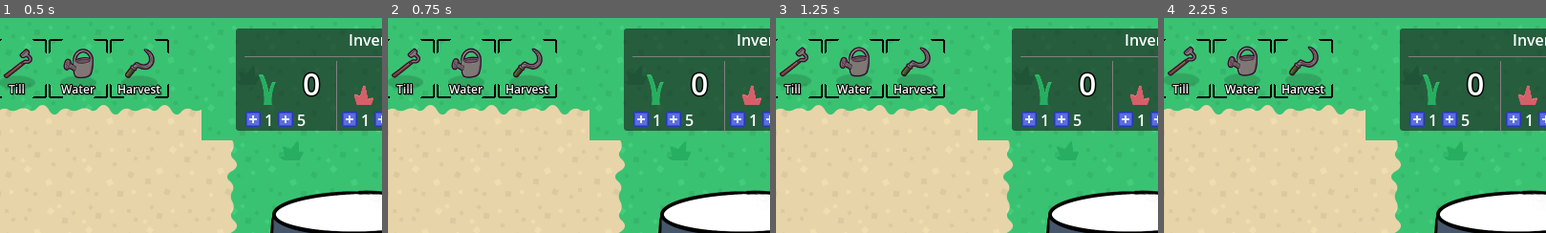
Above: before the commit, frames 1-4 (left to right).
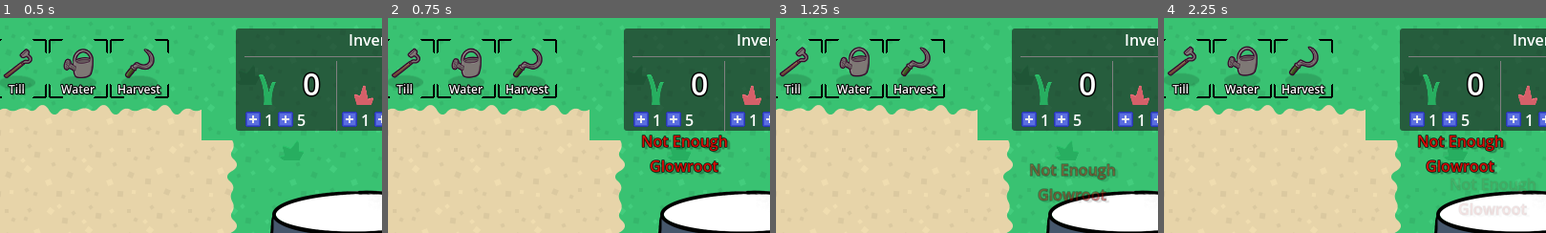
Above: after the commit, the same moments.

Repository: KurzweilTV/godotwild79
Game: Godot game, scene res://gameboard/Main.tscn
Same seed, same stepped clock (60 frames per second), same inputs: the game is played once before the commit and once after it.
Inputs (mouse positions are % of the whole screen's width and height, from its top left):
- Up to frame 1 (0.5 s): no input
- Up to frame 2 (0.75 s): click (55, 24) at 0.5 s
- Up to frame 3 (1.25 s): no input
- Up to frame 4 (2.25 s): click (59, 24) at 1.25 s; click (55, 24) at 2 s
The pictures show only the part of the screen within x 22-72%, y 0-50%; the shares and areas given below are measured in that part.

Frame 1 is identical in both runs. In frame 2, 2.2% of the frame differs, in the area x 66-90%, y 54-73%; in frame 3, 1.7%; in frame 4, 2.7%, in the area x 66-97%, y 54-92%.
Error before the commit: Parse Error: Class "Cauldron" hides a global script class. (res://gameboard/cauldron/scripts/cauldron.gd:1)

Commit message:
locks cauldron to 2 ingredients

Diff:
--- a/gameboard/cauldron/scripts/cauldron.gd
+++ b/gameboard/cauldron/scripts/cauldron.gd
@@ -1,7 +1,7 @@
 class_name Cauldron
 extends Node2D
 
-@export var current_mixture: Mixture
+@export var current_mixture: Mixture = preload("res://mixtures/blazebloom.tres")
 @onready var liquid: Sprite2D = $Liquid
 @onready var ingredient_1: ProgressBar = %Ingredient1
 @onready var ingredient_2: ProgressBar = %Ingredient2
@@ -32,12 +32,14 @@
 func add_ingredient(ingredient: Crop, amount: int) -> void:
 	var slot_key = ""
 
-	if "ingredient_1" not in cook_slots:
+	if "ingredient_1" in cook_slots and cook_slots["ingredient_1"].get("crop") == ingredient and cook_slots["ingredient_1"].get("count", 0) < cook_slots["ingredient_1"].get("required", 9999):
+		slot_key = "ingredient_1"
+	elif "ingredient_2" in cook_slots and cook_slots["ingredient_2"].get("crop") == ingredient and cook_slots["ingredient_2"].get("count", 0) < cook_slots["ingredient_2"].get("required", 9999):
+		slot_key = "ingredient_2"
+	elif "ingredient_1" not in cook_slots:
 		slot_key = "ingredient_1"
 	elif "ingredient_2" not in cook_slots:
 		slot_key = "ingredient_2"
-	elif ingredient in [cook_slots["ingredient_1"].get("crop"), cook_slots["ingredient_2"].get("crop")]:
-		slot_key = "ingredient_1" if cook_slots["ingredient_1"].get("crop") == ingredient else "ingredient_2"
 	else:
 		GlobalCursor.float_text("Cauldron is full", Color.RED)
 		return
@@ -46,7 +48,7 @@
 		Inventory.remove_item(ingredient.crop_name, amount)
 
 		if slot_key not in cook_slots:
-			cook_slots[slot_key] = {"crop": ingredient, "count": amount}
+			cook_slots[slot_key] = {"crop": ingredient, "count": amount, "required": current_mixture.inveredient_1_amount if slot_key == "ingredient_1" else current_mixture.inveredient_2_amount}
 		else:
 			cook_slots[slot_key]["count"] += amount
 
--- a/globals/inventory.gd
+++ b/globals/inventory.gd
@@ -1,84 +1,28 @@
-class_name Cauldron
-extends Node2D
+extends Node # i hate inventories
 
-@export var current_mixture: Mixture
-@onready var liquid: Sprite2D = $Liquid
-@onready var ingredient_1: ProgressBar = %Ingredient1
-@onready var ingredient_2: ProgressBar = %Ingredient2
+@warning_ignore("unused_signal")
+signal item_added
 
-const DEWBLOSSOM = preload("res://crops/resources/dewblossom.tres")
-const EMBERBERRY = preload("res://crops/resources/emberberry.tres")
-const GLOWROOT = preload("res://crops/resources/glowroot.tres")
+@export var ui_location: Vector2
+@export var contents: Dictionary = {}
 
-var cook_slots: Dictionary = {}
+func add_item(item: String, count: int = 1):
+	contents[item] = contents.get(item, 0) + count
+	MessageBus.update_ui.emit()
+	Inventory.item_added.emit()
 
-func update_liquid_color():
-	var total_quantity = 0
-	var weighted_color = Color(0, 0, 0, 0)
+func remove_item(item: String, count: int = 1):
+	if contents.has(item):
+		contents[item] -= count
+		if contents[item] <= 0:
+			contents.erase(item)
+	MessageBus.update_ui.emit()
 
-	for slot in cook_slots.values():
-		if slot.has("crop") and slot.has("count"):
-			var crop: Crop = slot["crop"]
-			var count: int = slot["count"]
-			if crop and count > 0:
-				total_quantity += count
-				weighted_color += crop.crop_color * count
+func has_item(item: String, count: int = 1) -> bool:
+	return contents.get(item, 0) >= count
 
-	if total_quantity > 0:
-		weighted_color /= total_quantity
+func get_item_count(item: String) -> int:
+	return contents.get(item, 0)
 
-	liquid.modulate = weighted_color
-
-func add_ingredient(ingredient: Crop, amount: int) -> void:
-	var slot_key = ""
-
-	if "ingredient_1" in cook_slots and cook_slots["ingredient_1"].get("crop") == ingredient and cook_slots["ingredient_1"].get("count", 0) < cook_slots["ingredient_1"].get("required", 9999):
-		slot_key = "ingredient_1"
-	elif "ingredient_2" in cook_slots and cook_slots["ingredient_2"].get("crop") == ingredient and cook_slots["ingredient_2"].get("count", 0) < cook_slots["ingredient_2"].get("required", 9999):
-		slot_key = "ingredient_2"
-	elif "ingredient_1" not in cook_slots:
-		slot_key = "ingredient_1"
-	elif "ingredient_2" not in cook_slots:
-		slot_key = "ingredient_2"
-	else:
-		GlobalCursor.float_text("Cauldron is full", Color.RED)
-		return
-
-	if Inventory.has_item(ingredient.crop_name, amount):
-		Inventory.remove_item(ingredient.crop_name, amount)
-
-		if slot_key not in cook_slots:
-			cook_slots[slot_key] = {"crop": ingredient, "count": amount, "required": current_mixture.inveredient_1_amount if slot_key == "ingredient_1" else current_mixture.inveredient_2_amount}
-		else:
-			cook_slots[slot_key]["count"] += amount
-
-		update_liquid_color()
-		update_progress_ui()
-	else:
-		GlobalCursor.float_text("Not Enough\n%s" % ingredient.crop_name, Color.RED)
-
-func update_progress_ui():
-	if "ingredient_1" in cook_slots:
-		ingredient_1.value = cook_slots["ingredient_1"].get("count", 0)
-		ingredient_1.max_value = cook_slots["ingredient_1"].get("required", 0)
-	if "ingredient_2" in cook_slots:
-		ingredient_2.value = cook_slots["ingredient_2"].get("count", 0)
-		ingredient_2.max_value = cook_slots["ingredient_2"].get("required", 0)
-
-func _on_add_glowroot_one_pressed() -> void:
-	add_ingredient(GLOWROOT, 1)
-
-func _on_add_glowroot_five_pressed() -> void:
-	add_ingredient(GLOWROOT, 5)
-
-func _on_add_emberberry_one_pressed() -> void:
-	add_ingredient(EMBERBERRY, 1)
-
-func _on_add_emberberry_five_pressed() -> void:
-	add_ingredient(EMBERBERRY, 5)
-
-func _on_add_dewblossom_one_pressed() -> void:
-	add_ingredient(DEWBLOSSOM, 1)
-
-func _on_add_dewblossom_five_pressed() -> void:
-	add_ingredient(DEWBLOSSOM, 5)
+func print_inventory():
+	print("Inventory:", contents)
--- a/ui/scripts/inventory_ui.gd
+++ b/ui/scripts/inventory_ui.gd
@@ -11,6 +11,7 @@
 	MessageBus.update_ui.connect(_update_ui)
 	Inventory.ui_location = global_position
 	Inventory.item_added.connect(animate_ui)
+	Cauldron
 
 func animate_ui() -> void:
 	var new_particles = inventory_particle.duplicate()
